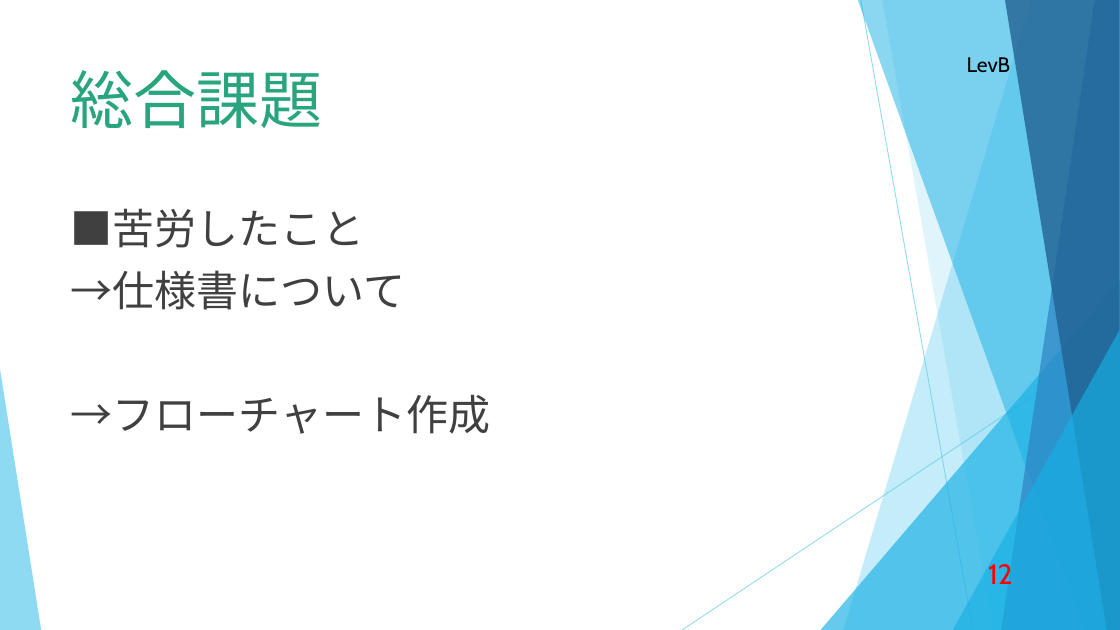
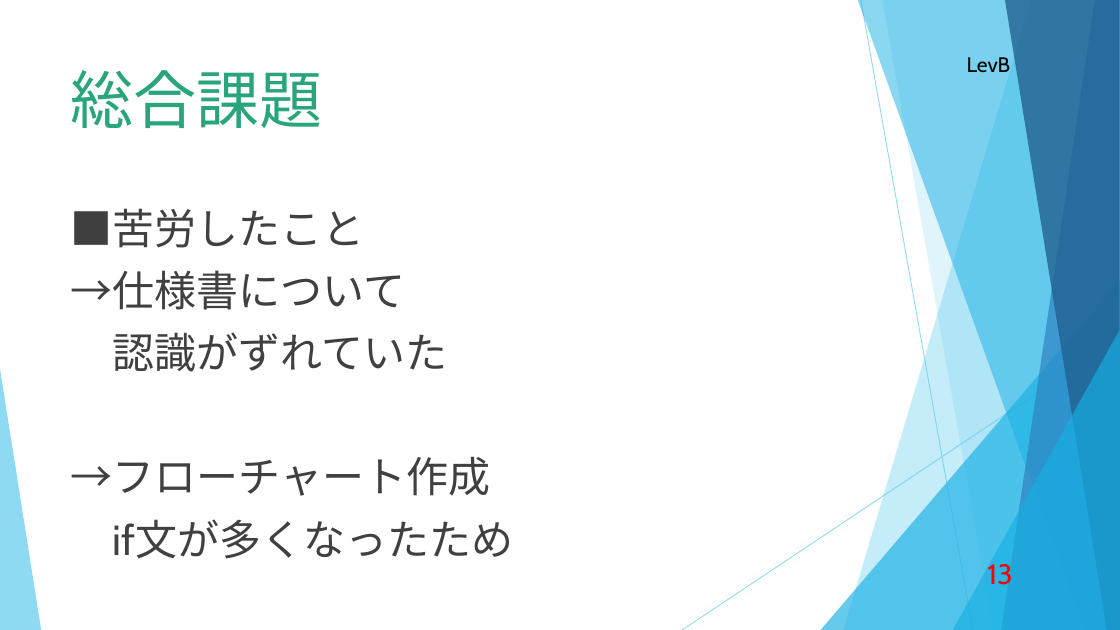
Before and after one commit to d-nakamura1/1st-training, a slide deck: slide 13 of 成果発表(中村大輝).pptx (slide 12 before the commit). Drawn at 1120x630 pixels with LibreOffice and Linux fonts; fonts in the diff are those of the drawing. Boxes give left, top, right and bottom in pixels: in the first picture for what was removed or moved away, otherwise in the second. Text is boxed around its words. In the diff, an @@ line names an element or a change of style, - is before the commit and + after.

```diff
--- a/成果発表(中村大輝).pptx
+++ b/成果発表(中村大輝).pptx
@@ text at (113, 332, 448, 372): paragraph added @@
+認識がずれていた
@@ text at (113, 520, 514, 559): paragraph added @@
+if文が多くなったため
@@ page number at (987, 564, 1012, 585): text changed @@
-12
+13
```
Also in this commit, not shown: 5 other slides changed, 2 slides added, 1 slide removed.
